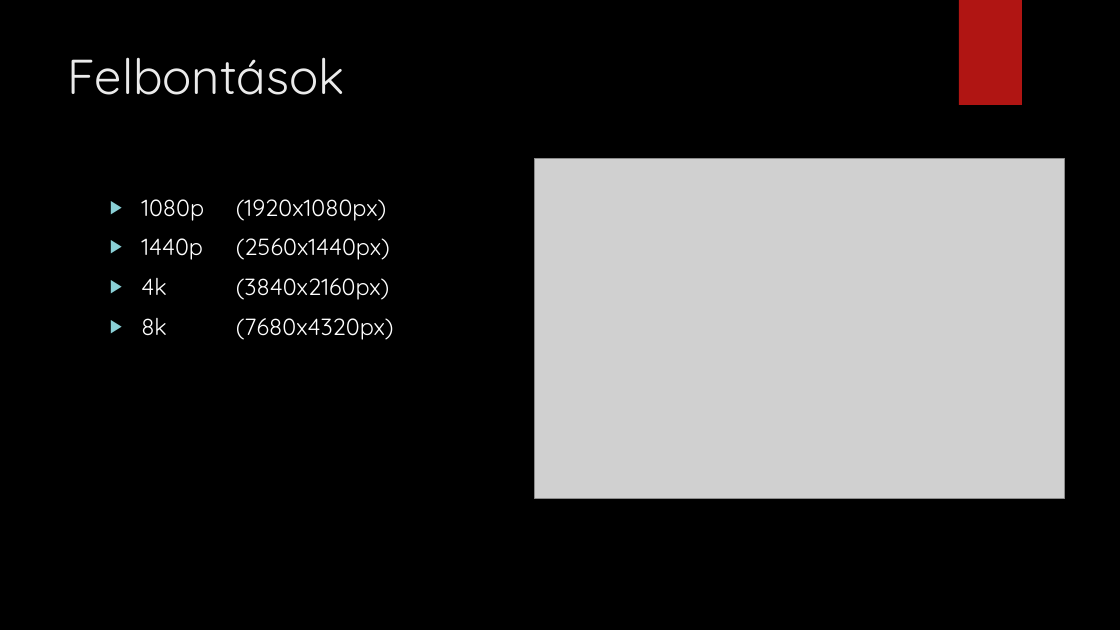
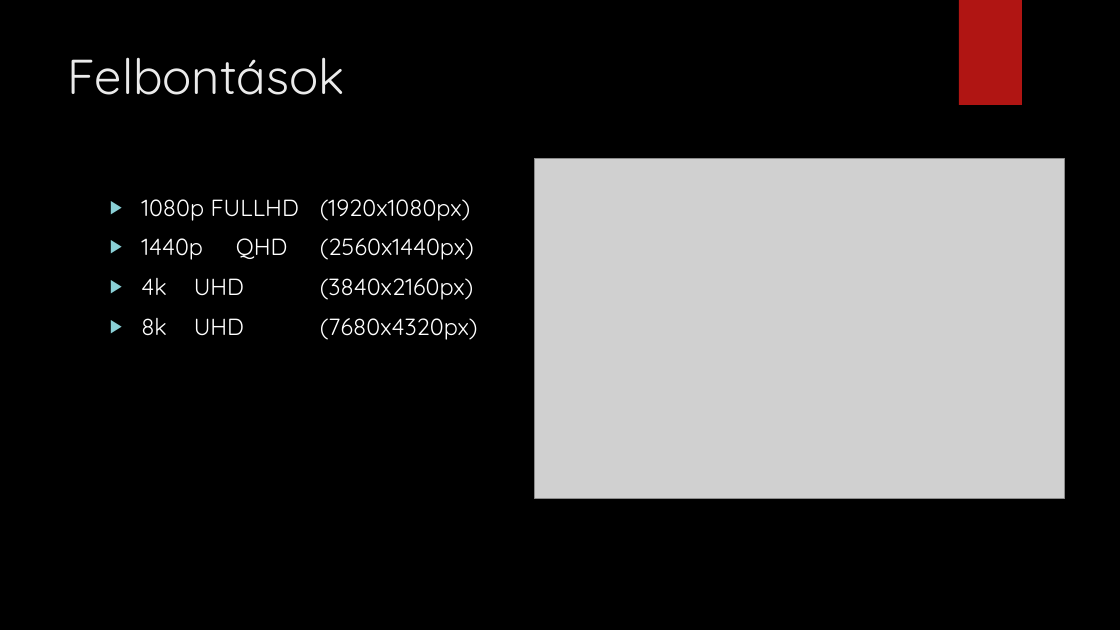
Before and after one commit to peterdaviid/pptkeszites2, a slide deck: slide 4 of Monitorok.pptx. Drawn at 1120x630 pixels with LibreOffice and Linux fonts; fonts in the diff are those of the drawing; grey boxes stand for pictures; background and template pictures are left out. Boxes give left, top, right and bottom in pixels: in the first picture for what was removed or moved away, otherwise in the second. Text is boxed around its words. In the diff, an @@ line names an element or a change of style, - is before the commit and + after.

```diff
--- a/Monitorok.pptx
+++ b/Monitorok.pptx
@@ text at [141, 199, 478, 340]: text changed @@
-▶ 1080p (1920x1080px)
-▶ 1440p (2560x1440px)
-▶ 4k (3840x2160px)
-▶ 8k (7680x4320px)
+▶ 1080p FULLHD (1920x1080px)
+▶ 1440p QHD (2560x1440px)
+▶ 4k UHD (3840x2160px)
+▶ 8k UHD (7680x4320px)
```
Also in this commit, not shown: 4 other slides changed, 1 slide added, 1 slide removed.
